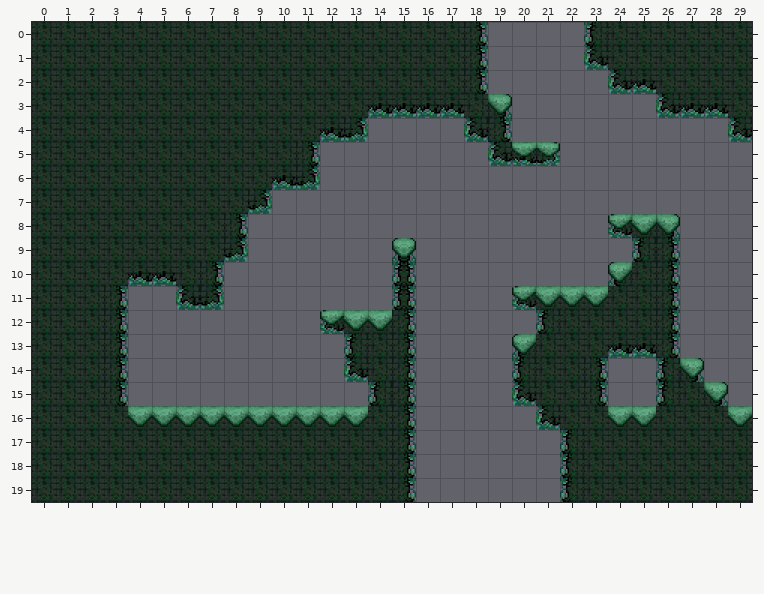
Two states of a Tiled map, captain_brinetooth/Assets/maps/level_starts0/NEStile6.tmx. This is how it looked before the edit.
Cells are 64x64 px. Shown: x 0..29, y 0..19.
Once edited:
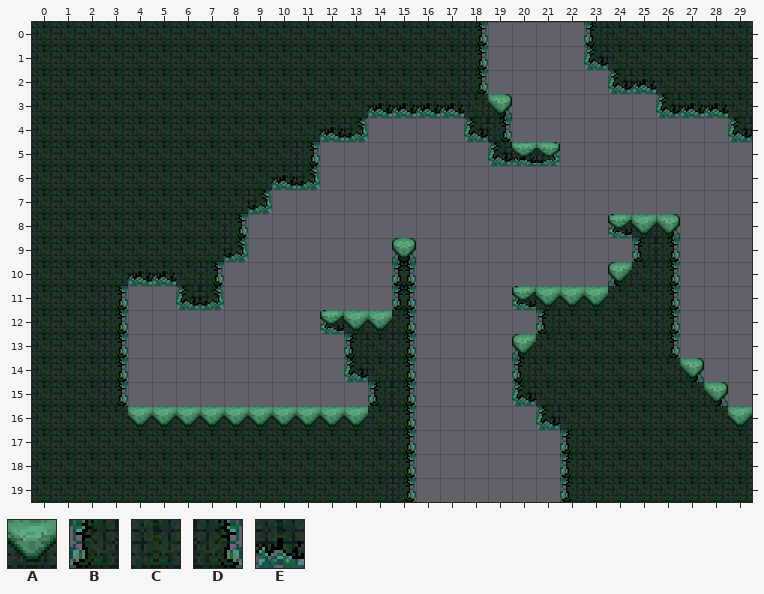
Key: from "level0": A 1, B 4, C 5, D 6, E 9.
_ is an empty cell.
Change:
Layer "tiles":
Tile A gives way to tile C in row 16 at x 24 to 25.
Tile B gives way to tile C in rows 14 to 15 at x 26.
Tile D gives way to tile C in rows 14 to 15 at x 23.
Tile E gives way to tile C in row 13 at x 24 to 25.
The edit adds tile C in rows 14 to 15 at x 24 to 25.
